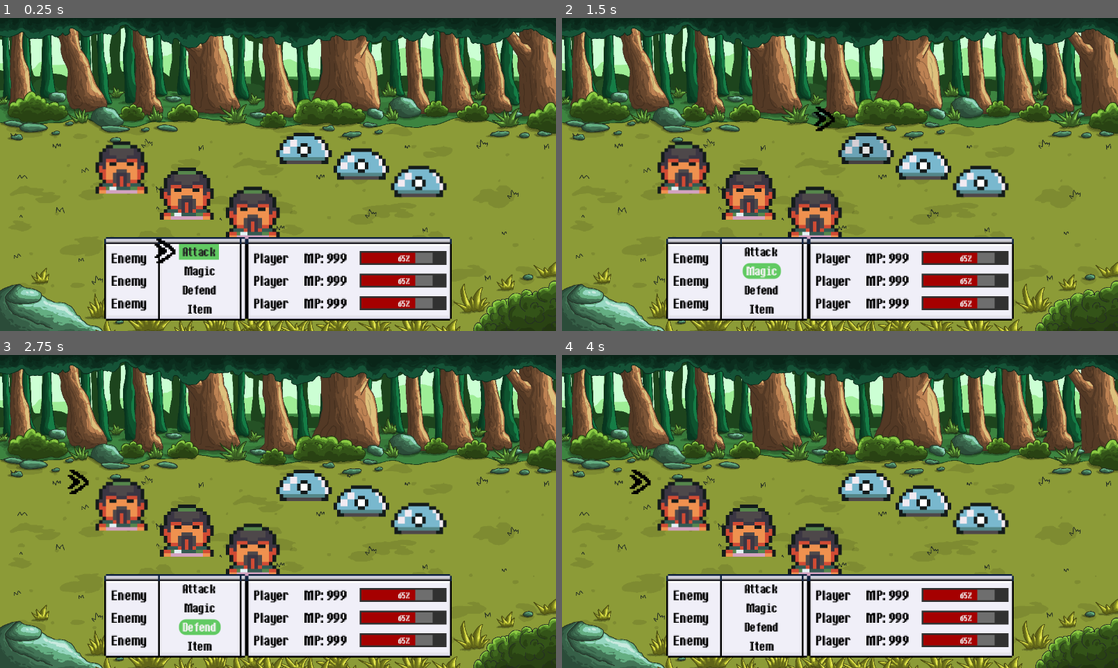
Above: before the commit, frames 1-4 (two rows, left to right).
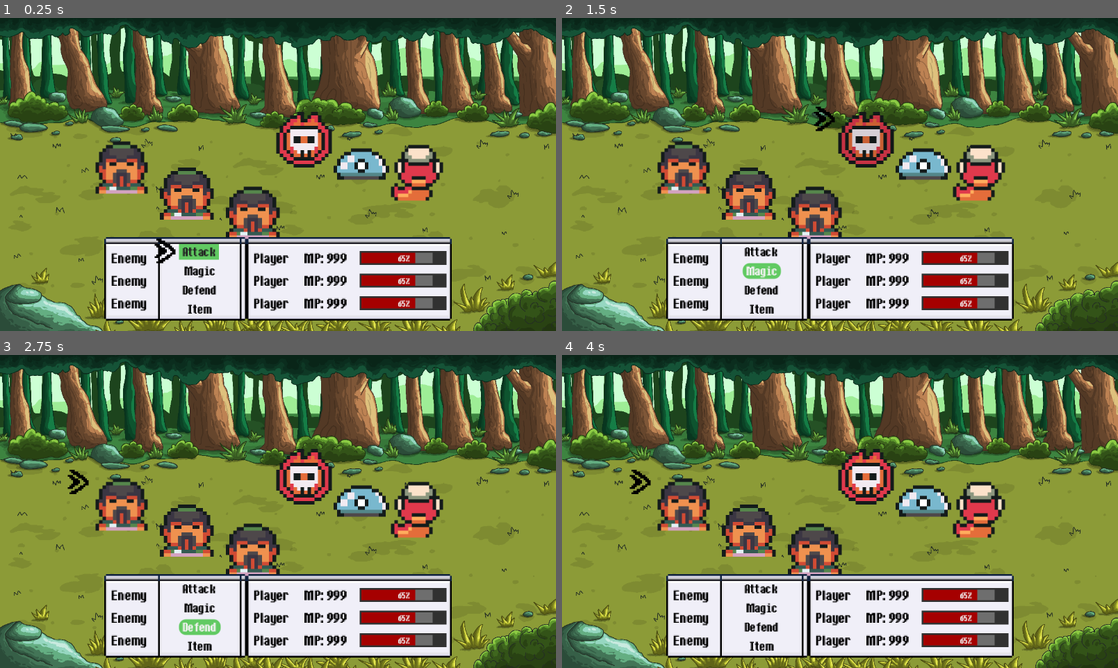
Above: after the commit, the same moments.

Repository: andreyes333/Game-Output-4
Game: Godot game, scene res://Battle/battle.tscn
Two runs of this game, one before a commit and one after it. Both use one fixed random seed, a clock stepped at 60 frames per second and the inputs below.
Inputs (mouse positions are in pixels of both pictures, inside the frame that each line leads up to):
- Up to frame 1 (0.25 s): no input
- Up to frame 2 (1.5 s): click "Attack" at 0.5 s; click "Magic" at 1.25 s
- Up to frame 3 (2.75 s): click "Defend" at 2 s
- Up to frame 4 (4 s): click (867, 477) at 2.75 s; click (923, 492) at 3.5 s

The runs differ from the first frame. In frame 1, 2.8% of the frame differs, in the area x 49-81%, y 30-59%; in frame 2, 2.8%; in frame 3, 2.8%; in frame 4, 2.8%.

Commit message:
Implemented Enemy Data through Resources

Diff:
--- a/Battle/battle.tscn
+++ b/Battle/battle.tscn
@@ -3,11 +3,14 @@
 [ext_resource type="Theme" uid="uid://bc4sd2mw2y0t4" path="res://Assets/Themes/menu_theme_default.tres" id="1_5pv0p"]
 [ext_resource type="Script" uid="uid://df0o2865kvdrw" path="res://Scripts/battle.gd" id="2_ploow"]
 [ext_resource type="PackedScene" uid="uid://b2s5pd8gyp2x7" path="res://Battle/menu.tscn" id="3_o5tja"]
+[ext_resource type="Resource" uid="uid://b2jtp0scvisxv" path="res://Resources/enemies/skull.tres" id="3_rcrfk"]
 [ext_resource type="Texture2D" uid="uid://dc2kglw1rrft1" path="res://Assets/game_background_4.png" id="3_yhs05"]
 [ext_resource type="Script" uid="uid://dgopivrlplmu4" path="res://Scripts/player_options.gd" id="4_0lqow"]
+[ext_resource type="Resource" uid="uid://bc66h2lduodkn" path="res://Resources/enemies/slime.tres" id="4_4m2ey"]
 [ext_resource type="PackedScene" uid="uid://bqss7i5d6xk56" path="res://Battle/battle_player.tscn" id="4_ploow"]
 [ext_resource type="PackedScene" uid="uid://0a6nmud181a5" path="res://Battle/battle_enemy.tscn" id="5_0lqow"]
 [ext_resource type="Theme" uid="uid://ccvqb1g3n4kkj" path="res://Assets/Themes/font_size.tres" id="5_do635"]
+[ext_resource type="Resource" uid="uid://cx50n8ja6lx06" path="res://Resources/enemies/snake.tres" id="5_iurou"]
 [ext_resource type="PackedScene" uid="uid://78ekns46m20e" path="res://Battle/menu_cursor.tscn" id="8_bjo3u"]
 [ext_resource type="PackedScene" uid="uid://d3h6gh2jq840w" path="res://Battle/health.tscn" id="8_ihngk"]
 
@@ -20,6 +23,9 @@
 grow_vertical = 2
 theme = ExtResource("1_5pv0p")
 script = ExtResource("2_ploow")
+enemy_data1 = ExtResource("3_rcrfk")
+enemy_data2 = ExtResource("4_4m2ey")
+enemy_data3 = ExtResource("5_iurou")
 
 [node name="Background" type="TextureRect" parent="." unique_id=283136207]
 layout_mode = 1
--- a/Resources/enemies/skull.tres
+++ b/Resources/enemies/skull.tres
@@ -1,14 +1,16 @@
-[gd_resource type="Resource" script_class="EnemyData" format=3 uid="uid://cnj6ejwj2e2g2"]
+[gd_resource type="Resource" script_class="enemy_data" format=3 uid="uid://b2jtp0scvisxv"]
 
-[sub_resource type="GDScript" id="GDScript_42tav"]
-script/source = "class_name EnemyData extends Resource
+[ext_resource type="Script" uid="uid://bsc7f6yedvvin" path="res://Scripts/enemy_data.gd" id="1_v0hiq"]
+[ext_resource type="Texture2D" uid="uid://b3w4qeshul20h" path="res://Assets/enemies/SpriteSheet.png" id="2_uypdp"]
 
-@export var name : String = \"Monster\"
-@export var texture : Texture2D
-@export var health : int = 10
-@export var damage : int = 2
-"
+[sub_resource type="AtlasTexture" id="AtlasTexture_2w5p2"]
+atlas = ExtResource("2_uypdp")
+region = Rect2(0, 0, 16, 16)
 
 [resource]
-script = SubResource("GDScript_42tav")
-metadata/_custom_type_script = "uid://b36spam8cc33h"
+script = ExtResource("1_v0hiq")
+name = "Skull"
+texture = SubResource("AtlasTexture_2w5p2")
+max_health = 10
+damage = 5
+metadata/_custom_type_script = "uid://bsc7f6yedvvin"
--- a/Resources/enemies/slime.tres
+++ b/Resources/enemies/slime.tres
@@ -1,23 +1,16 @@
-[gd_resource type="Resource" script_class="EnemyData" format=3 uid="uid://bc66h2lduodkn"]
+[gd_resource type="Resource" script_class="enemy_data" format=3 uid="uid://bc66h2lduodkn"]
 
+[ext_resource type="Script" uid="uid://bsc7f6yedvvin" path="res://Scripts/enemy_data.gd" id="1_42tav"]
 [ext_resource type="Texture2D" uid="uid://c6wlioynsoteb" path="res://Assets/enemies/Slime.png" id="2_6w4tk"]
 
-[sub_resource type="GDScript" id="GDScript_42tav"]
-script/source = "class_name EnemyData extends Resource
-
-@export var name : String = \"Monster\"
-@export var texture : Texture2D
-@export var health : int = 10
-@export var damage : int = 2
-"
-
-[sub_resource type="AtlasTexture" id="AtlasTexture_6w4tk"]
+[sub_resource type="AtlasTexture" id="AtlasTexture_7e7ut"]
 atlas = ExtResource("2_6w4tk")
-region = Rect2(0, 32.183025, 16.520576, 31.816975)
+region = Rect2(0, 0, 16, 16)
 
 [resource]
-script = SubResource("GDScript_42tav")
+script = ExtResource("1_42tav")
 name = "Slime"
-texture = SubResource("AtlasTexture_6w4tk")
-health = 20
-metadata/_custom_type_script = "uid://b36spam8cc33h"
+texture = SubResource("AtlasTexture_7e7ut")
+max_health = 20
+damage = 3
+metadata/_custom_type_script = "uid://bsc7f6yedvvin"
--- a/Resources/enemies/snake.tres
+++ b/Resources/enemies/snake.tres
@@ -1,14 +1,16 @@
-[gd_resource type="Resource" script_class="EnemyData" format=3 uid="uid://cx50n8ja6lx06"]
+[gd_resource type="Resource" script_class="enemy_data" format=3 uid="uid://cx50n8ja6lx06"]
 
-[sub_resource type="GDScript" id="GDScript_42tav"]
-script/source = "class_name EnemyData extends Resource
+[ext_resource type="Script" uid="uid://bsc7f6yedvvin" path="res://Scripts/enemy_data.gd" id="1_tfdvi"]
+[ext_resource type="Texture2D" uid="uid://cgkcb6eqenud5" path="res://Assets/enemies/Snake.png" id="2_drpdf"]
 
-@export var name : String = \"Monster\"
-@export var texture : Texture2D
-@export var health : int = 10
-@export var damage : int = 2
-"
+[sub_resource type="AtlasTexture" id="AtlasTexture_nuk80"]
+atlas = ExtResource("2_drpdf")
+region = Rect2(0, 0, 16, 16)
 
 [resource]
-script = SubResource("GDScript_42tav")
-metadata/_custom_type_script = "uid://b36spam8cc33h"
+script = ExtResource("1_tfdvi")
+name = "Snake"
+texture = SubResource("AtlasTexture_nuk80")
+max_health = 15
+damage = 4
+metadata/_custom_type_script = "uid://bsc7f6yedvvin"
--- /dev/null
+++ b/Resources/playercharacters/gladiator.tres
@@ -0,0 +1,16 @@
+[gd_resource type="Resource" script_class="player_data" format=3 uid="uid://b2ghnoysc5w6n"]
+
+[ext_resource type="Script" uid="uid://cb4fwr8o13kxr" path="res://Scripts/player_data.gd" id="1_0xpg0"]
+[ext_resource type="Texture2D" uid="uid://65gcrtqmb10c" path="res://Assets/players/Gladiator.png" id="2_3m0c3"]
+
+[sub_resource type="AtlasTexture" id="AtlasTexture_0rw16"]
+atlas = ExtResource("2_3m0c3")
+region = Rect2(0, 0, 16, 16)
+
+[resource]
+script = ExtResource("1_0xpg0")
+name = "Gladiator"
+texture = SubResource("AtlasTexture_0rw16")
+max_health = 30
+damage = 2
+metadata/_custom_type_script = "uid://cb4fwr8o13kxr"
--- /dev/null
+++ b/Resources/playercharacters/monk.tres
@@ -0,0 +1,16 @@
+[gd_resource type="Resource" script_class="player_data" format=3 uid="uid://crw2brq17wmho"]
+
+[ext_resource type="Script" uid="uid://cb4fwr8o13kxr" path="res://Scripts/player_data.gd" id="1_mcd53"]
+[ext_resource type="Texture2D" uid="uid://dyal57ah85xwg" path="res://Assets/players/Monk.png" id="2_k4d8l"]
+
+[sub_resource type="AtlasTexture" id="AtlasTexture_xhb48"]
+atlas = ExtResource("2_k4d8l")
+region = Rect2(0, 0, 16, 16)
+
+[resource]
+script = ExtResource("1_mcd53")
+name = "Monk"
+texture = SubResource("AtlasTexture_xhb48")
+max_health = 20
+damage = 4
+metadata/_custom_type_script = "uid://cb4fwr8o13kxr"
--- /dev/null
+++ b/Resources/playercharacters/shaman.tres
@@ -0,0 +1,12 @@
+[gd_resource type="Resource" script_class="player_data" format=3 uid="uid://cwdvmrq3oj8d8"]
+
+[ext_resource type="Script" uid="uid://cb4fwr8o13kxr" path="res://Scripts/player_data.gd" id="1_s5pbc"]
+[ext_resource type="Texture2D" uid="uid://cf3n5rdkga6fb" path="res://Assets/players/Shaman.png" id="2_dvbf1"]
+
+[resource]
+script = ExtResource("1_s5pbc")
+name = "Shaman"
+texture = ExtResource("2_dvbf1")
+max_health = 15
+damage = 6
+metadata/_custom_type_script = "uid://cb4fwr8o13kxr"
--- a/Scripts/battle.gd
+++ b/Scripts/battle.gd
@@ -12,9 +12,29 @@
 @onready var _enemies_target: SubMenu = $Enemies
 @onready var _player_target: SubMenu = $PlayerCharacters
 
+@onready var battle_enemy_1: enemy_target = $Enemies/BattleEnemy
+@onready var battle_enemy_2: enemy_target = $Enemies/BattleEnemy2
+@onready var battle_enemy_3: enemy_target = $Enemies/BattleEnemy3
+@export var enemy_data1: enemy_data
+@export var enemy_data2: enemy_data
+@export var enemy_data3: enemy_data
+
 func _ready() -> void:
 	_player_options.button_focus(0)
 	_enemies_target.button_pressed.connect(_on_enemies_button_pressed)
+
+	if enemy_data1:
+		battle_enemy_1.setup_enemy(enemy_data1)
+	if enemy_data2:
+		battle_enemy_2.setup_enemy(enemy_data2)
+	if enemy_data3:
+		battle_enemy_3.setup_enemy(enemy_data3)
+
+func add_event(actor: Object, type: int, target: Object) -> void:
+	pass
+
+func run_event() -> void:
+	pass
 
 func _unhandled_input(event: InputEvent) -> void:
 	if event.is_action_pressed("ui_cancel"):
--- /dev/null
+++ b/Scripts/battleactor.tscn
@@ -0,0 +1,4 @@
+[gd_scene format=3 uid="uid://jjff67di4yn3"]
+
+[node name="Battleactor" type="Node2D" unique_id=812047504]
+visible = false
--- /dev/null
+++ b/Scripts/enemy_data.gd
@@ -0,0 +1,6 @@
+class_name enemy_data extends Resource
+
+@export var name : String
+@export var texture : Texture2D
+@export var max_health : int
+@export var damage : int
--- a/Scripts/enemy_target.gd
+++ b/Scripts/enemy_target.gd
@@ -1,14 +1,27 @@
 class_name enemy_target extends TextureButton
 
+var data : enemy_data
 var hp_max: int = 10
 var hp: int = hp_max
 
 @onready var _hit: Timer = $Hit
 @onready var _animation_player: AnimationPlayer = $AnimationPlayer
+@onready var _health_bar: ProgressBar = $HealthBar
 
 func _ready() -> void:
 	_animation_player.play("RESET")
 	set_process(false)
+
+func setup_enemy(enemy: enemy_data) -> void:
+	data = enemy
+	hp_max = enemy.max_health
+	hp = hp_max
+
+	texture_normal = enemy.texture
+	tooltip_text = enemy.name
+
+	if _health_bar and _health_bar.has_method("init_health"):
+		_health_bar.init_health(hp_max)
 
 #serves as the hit effect
 func _process(_delta:float) -> void:
--- a/Scripts/menu_cursor.gd
+++ b/Scripts/menu_cursor.gd
@@ -1,6 +1,6 @@
 extends TextureRect
 
-const OFFSET: Vector2 = Vector2(-16, -4)
+var offset: Vector2 = Vector2(-16, -4)
 
 var target: Node = null
 
@@ -11,7 +11,7 @@
 func _process(delta: float) -> void:
 	if not is_instance_valid(target):
 		return
-	global_position = target.global_position + OFFSET
+	global_position = target.global_position + offset
 
 func _on_viewport_gui_focus_changed(node: Control) -> void:
 	if node is BaseButton:
--- /dev/null
+++ b/Scripts/player_data.gd
@@ -0,0 +1,6 @@
+class_name player_data extends Resource
+
+@export var name : String
+@export var texture : Texture
+@export var max_health : int
+@export var skills : Array[String] = ["Attack", "Magic", "Defend"]
--- a/project.godot
+++ b/project.godot
@@ -18,6 +18,7 @@
 [autoload]
 
 Debug="*uid://y7dor6pwvlhm"
+Entitydata="*uid://b4hu0qxku7xo"
 
 [display]
 
Not shown, added: Scripts/enemy_data.gd.uid
Not shown, added: Scripts/player_data.gd.uid
